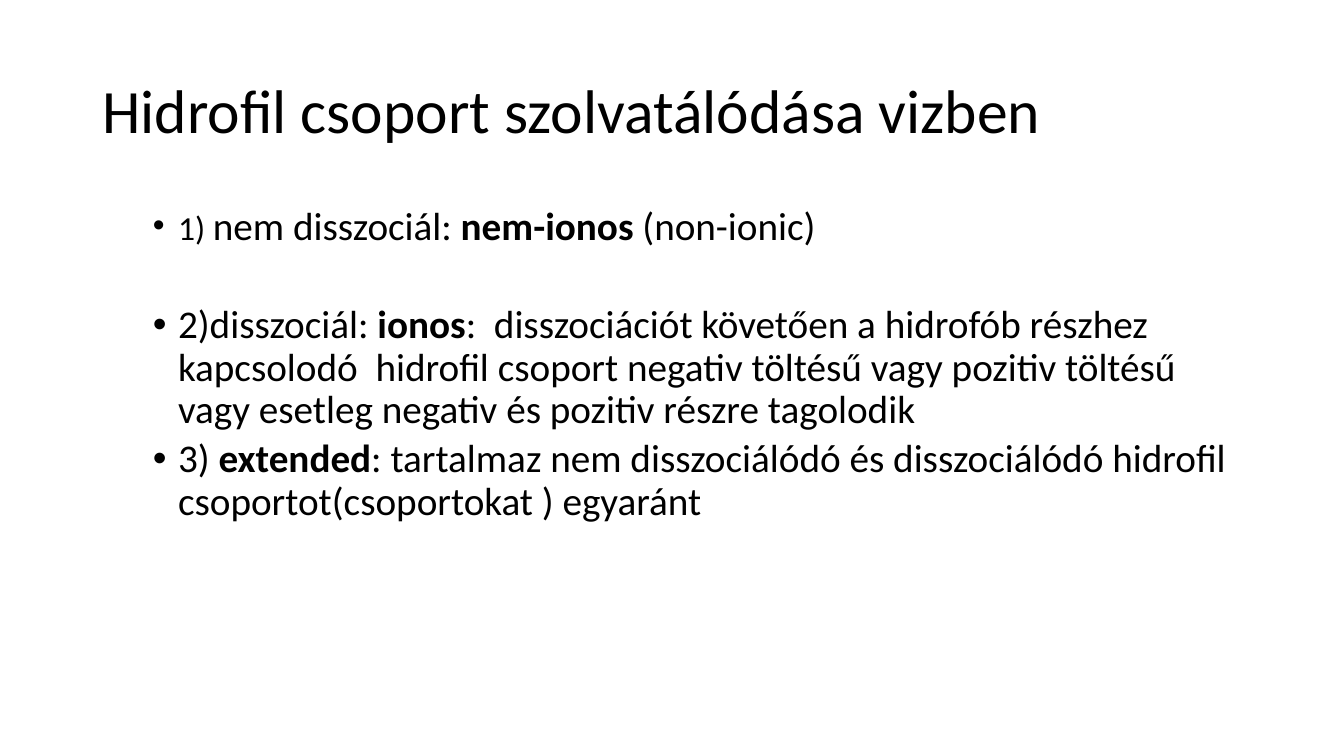
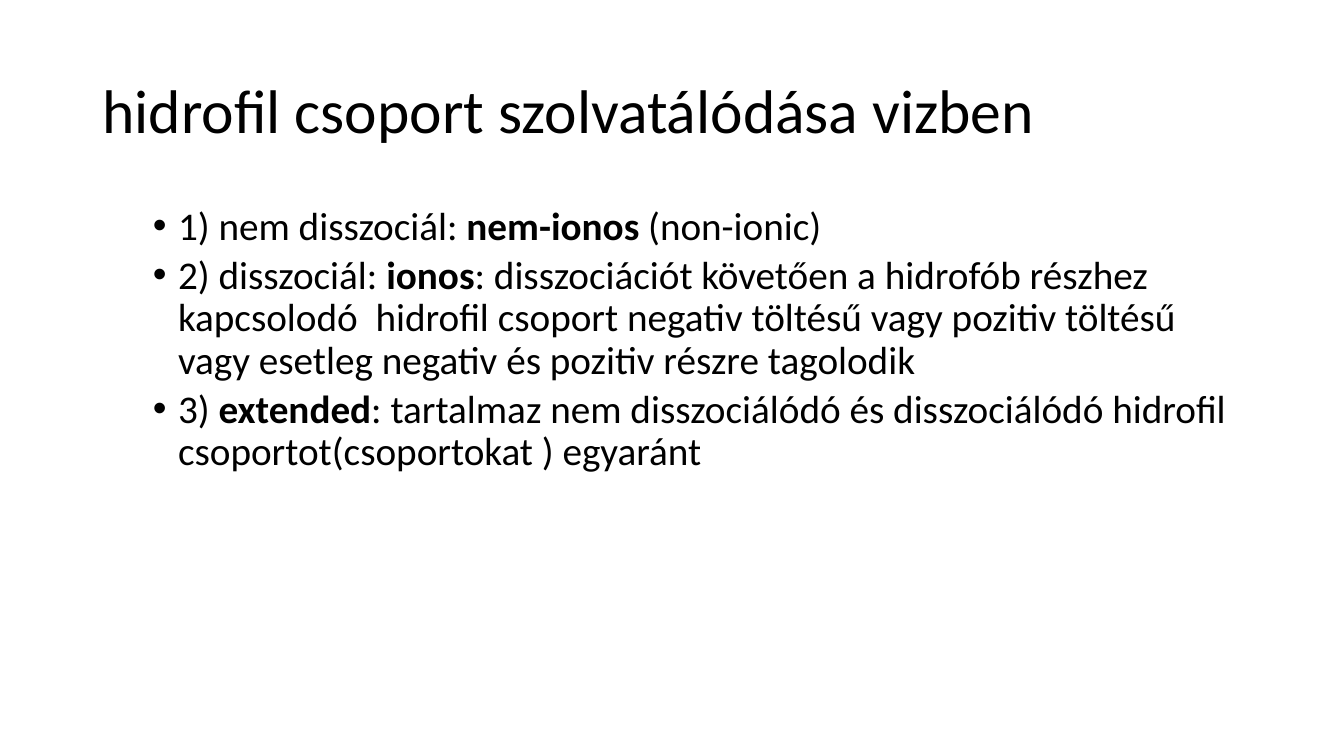
Before and after one commit to LilianaBohus/chemistry-presenations, a slide deck: slide 34 of formulations-and-surfactants.pptx. Drawn at 1344x756 pixels with LibreOffice and Linux fonts; fonts in the diff are those of the drawing. Boxes give left, top, right and bottom in pixels: in the first picture for what was removed or moved away, otherwise in the second. Text is boxed around its words. In the diff, an @@ line names an element or a change of style, - is before the commit and + after.

```diff
--- a/formulations-and-surfactants.pptx
+++ b/formulations-and-surfactants.pptx
@@ title at [102, 90, 1033, 143]: text changed @@
-Hidrofil csoport szolvatálódása vizben
+hidrofil csoport szolvatálódása vizben
@@ text at [178, 211, 821, 246]: size 24 to 28 pt in "1)" @@
@@ text at [178, 260, 1175, 381]: spaces changed @@
-  • 2)disszociál: ionos: disszociációt követően a hidrofób részhez kapcsolodó hidrofil csoport negativ töltésű vagy pozitiv töltésű vagy esetleg negativ és pozitiv részre tagolodik
+  • 2) disszociál: ionos: disszociációt követően a hidrofób részhez kapcsolodó hidrofil csoport negativ töltésű vagy pozitiv töltésű vagy esetleg negativ és pozitiv részre tagolodik
```
Also in this commit, not shown: 18 other slides changed, 2 slides added, 2 slides removed.
